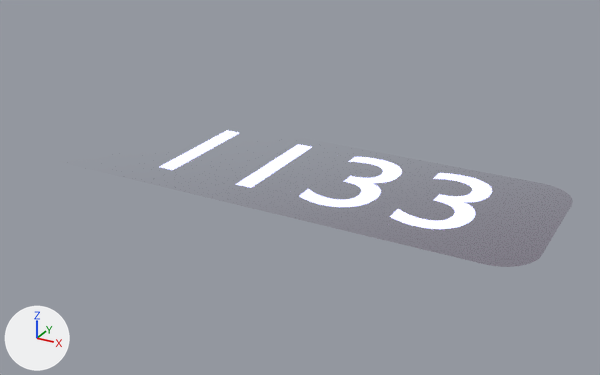
Renders of the Blender file blend/combo.blend from each side of a commit.
Rendered twice from a camera (50 mm lens) standing at (4.25, -7.28, 3.49) and looking at (0.23, 0.04, -0.17). Every picture has the same lights, and +X, +Y and +Z are marked at lower left. Text is drawn in Blender's own font.

The first picture shows 'Combo'.
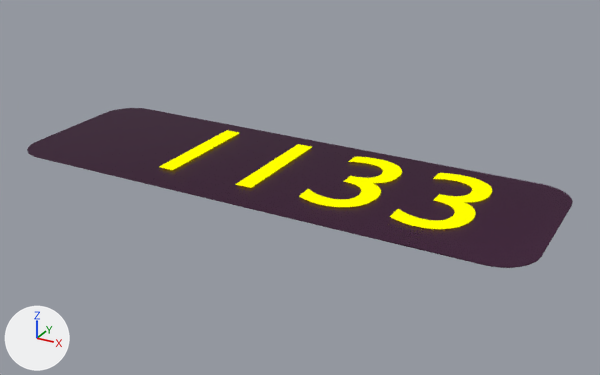
The change, as a list of edits to the scene's bpy script:
```text
Add mat_star_gs:
    mat_star_gs = emission_material('Star GS')
    mat_star_gs.base_color = (1.0, 1.0, 0.0)  # yellow #ffff00
Change txt_text_002:
    remove txt_text_002.materials.append(mat_score_color_001)
    add txt_text_002.materials.append(mat_star_gs)  # yellow #ffff00
Change ob_background_fc:
    remove ob_background_fc.hide_render = True
```

Changed parts and their boxes [x1, y1, x2, y2] in the pictures (600 x 375 px):
'Background-FC', shown: after [27, 108, 573, 268]
